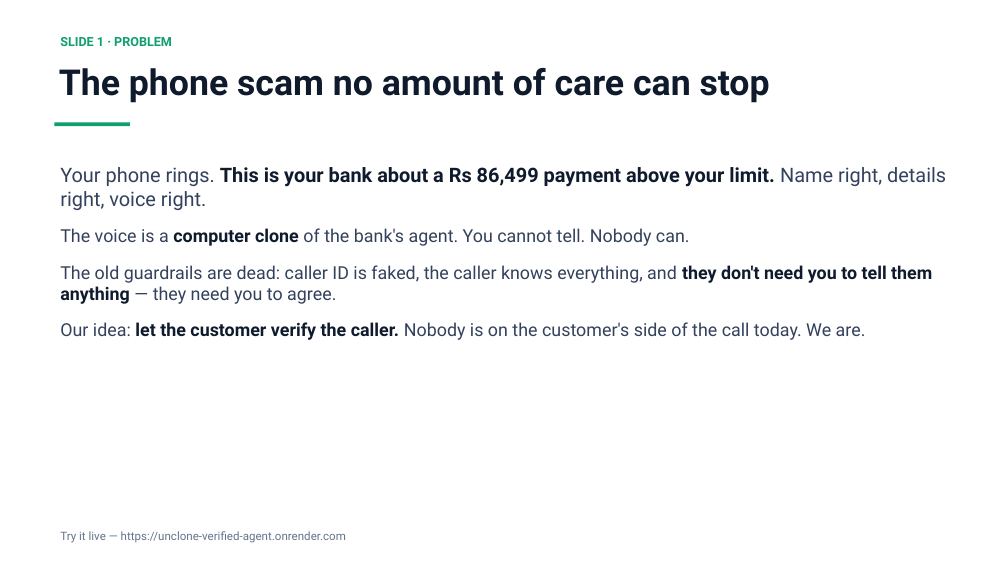
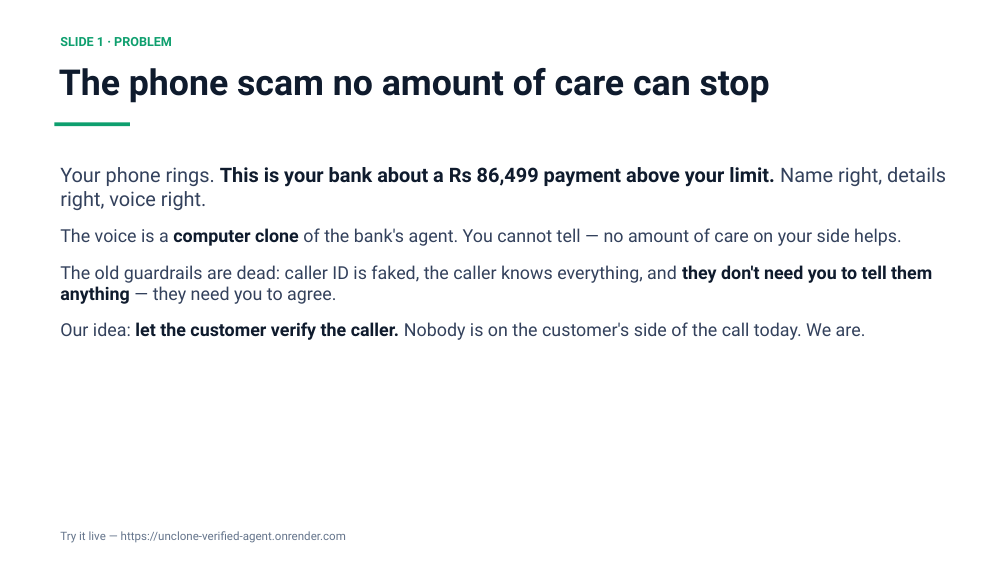
Before and after one commit to Lion4467cat/verified-agent-badge, a slide deck: slide 1 of UNCLONE-day2-deck.pptx. Drawn at 1008x567 pixels with LibreOffice and Linux fonts; fonts in the diff are those of the drawing. Boxes give left, top, right and bottom in pixels: in the first picture for what was removed or moved away, otherwise in the second. Text is boxed around its words. In the diff, an @@ line names an element or a change of style, - is before the commit and + after.

```diff
--- a/UNCLONE-day2-deck.pptx
+++ b/UNCLONE-day2-deck.pptx
@@ text at (60,228,902,246): text changed @@
-The voice is a computer clone of the bank's agent. You cannot tell. Nobody can.
+The voice is a computer clone of the bank's agent. You cannot tell — no amount of care on your side helps.
```
Also in this commit, not shown: 4 other slides changed, 4 other files.
